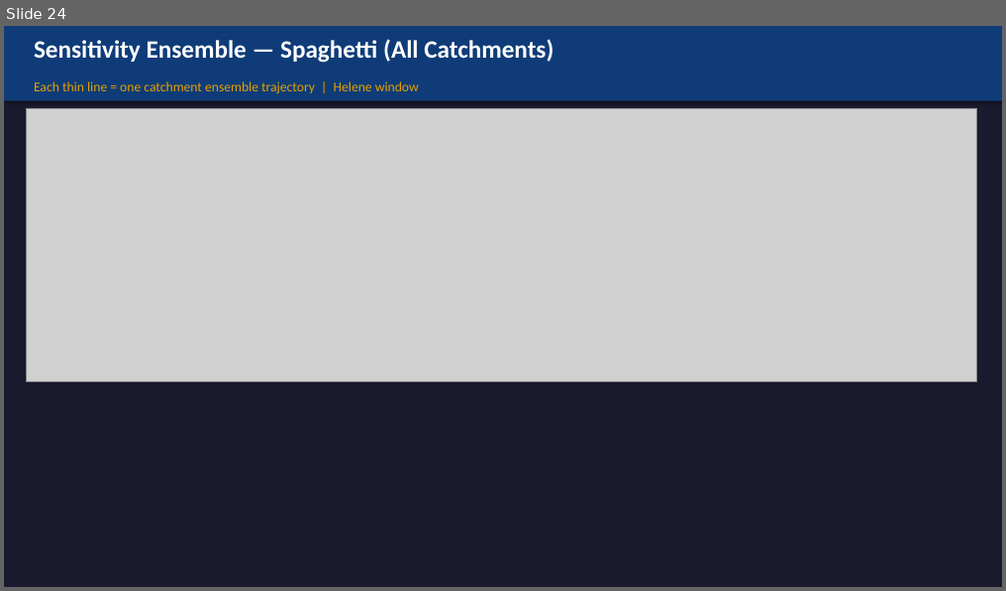
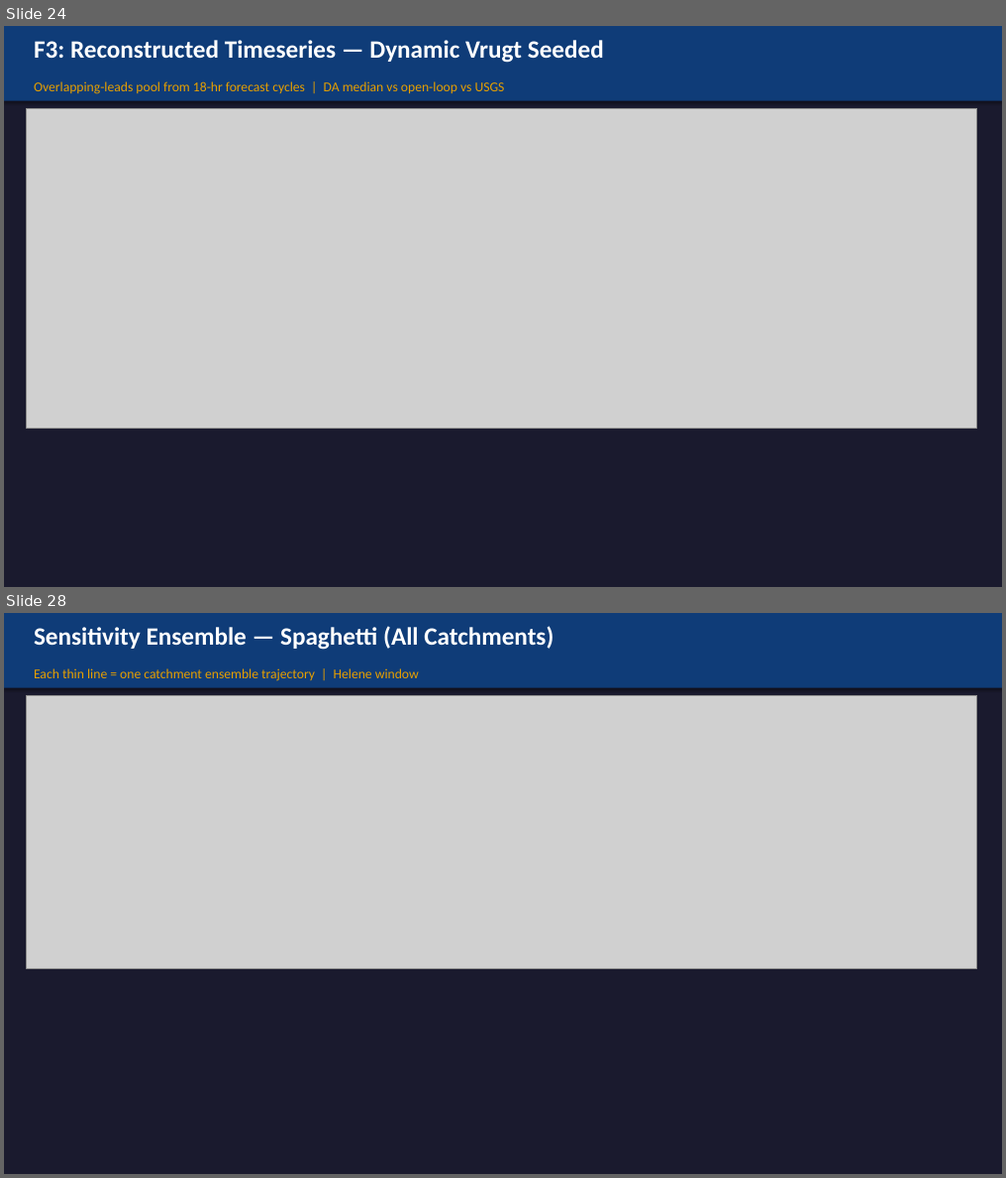
Before and after one commit to DualEarth/cfe_DA_bmi, a slide deck: da_methods/helene_da_results.pptx. Shown one above the other, each under a label of ours: slide 24 before the commit, slides 24 and 28 after it; the slides between them are not shown. The pictures are 1006x591 and 1006x1178 pixels, drawn with LibreOffice and Linux fonts; fonts in the diff are those of the drawing; grey boxes stand for pictures. Boxes give left, top, right and bottom in pixels: in the first picture for what was removed or moved away, otherwise in the second. Text is boxed around its words. In the diff, an @@ line names an element or a change of style, - is before the commit and + after.

```diff
--- a/da_methods/helene_da_results.pptx
+++ b/da_methods/helene_da_results.pptx
@@ slide 24 added at box(4, 26, 1002, 587), background #1A1A2E @@
@@ rectangle added at box(4, 26, 1002, 101), fill #0F3C78 @@
@@ text added at box(34, 40, 604, 63), 24 pt, text #FFFFFF, bold @@
+F3: Reconstructed Timeseries — Dynamic Vrugt Seeded
@@ text added at box(34, 81, 505, 94), 13 pt, text #E69F00 @@
+Overlapping-leads pool from 18-hr forecast cycles | DA median vs open-loop vs USGS
@@ picture added at box(27, 108, 977, 428) @@
@@ what was slide 24 is now slide 28 @@
```
Also in this commit, not shown: 3 other slides added, 6 other files.
